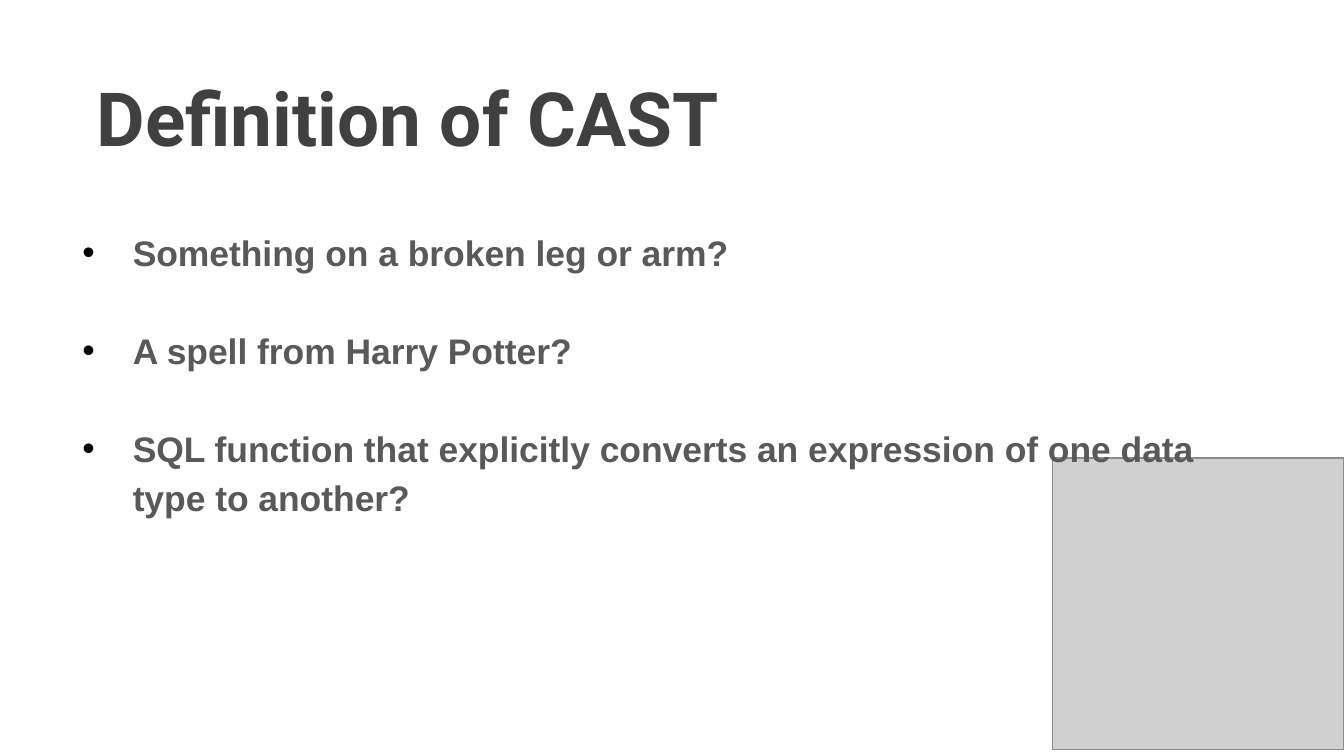
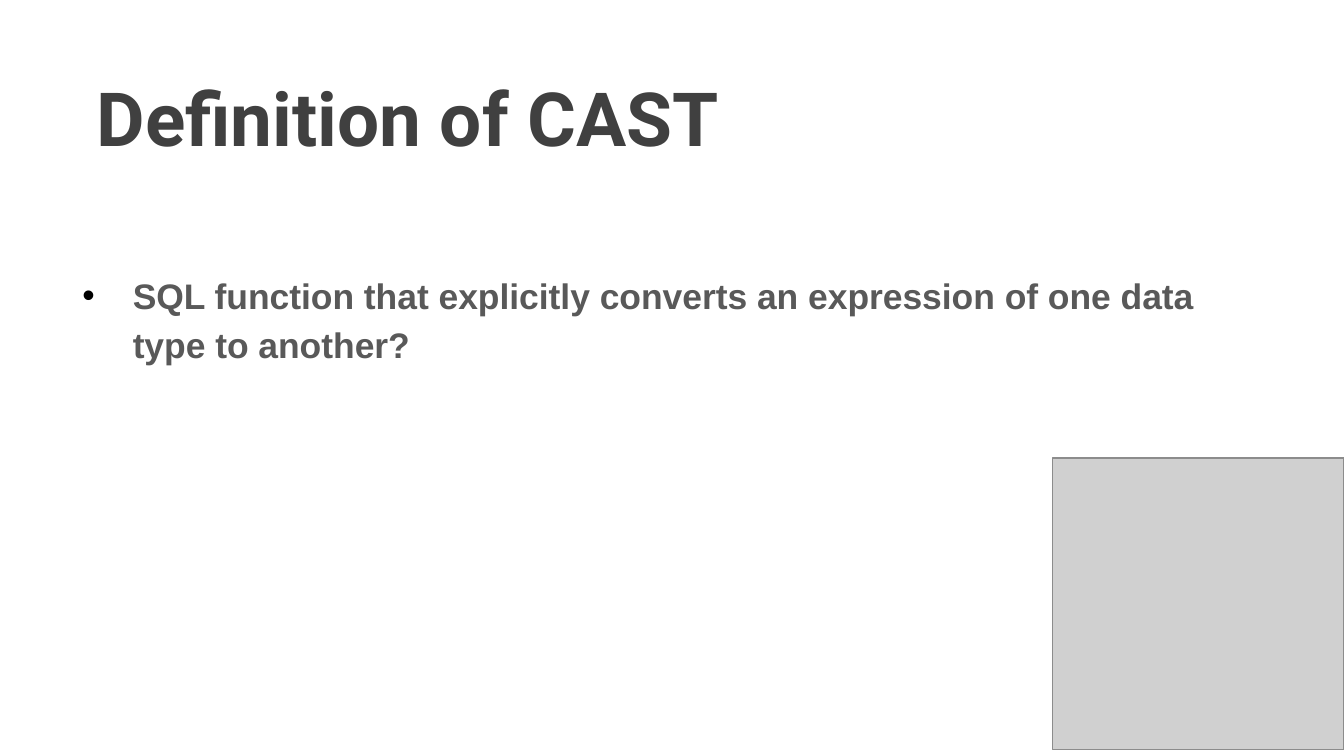
Before and after one commit to sjmitche9/data_transformation, a slide deck: slide 13 of W02D2 - Data Transformation.pptx. Drawn at 1344x756 pixels with LibreOffice and Linux fonts; fonts in the diff are those of the drawing; grey boxes stand for pictures. Boxes give left, top, right and bottom in pixels: in the first picture for what was removed or moved away, otherwise in the second. Text is boxed around its words. In the diff, an @@ line names an element or a change of style, - is before the commit and + after.

```diff
--- a/W02D2 - Data Transformation.pptx
+++ b/W02D2 - Data Transformation.pptx
@@ text at bbox=[133, 240, 729, 371]: paragraphs removed @@
-• Something on a broken leg or arm?
-• A spell from Harry Potter?
```
Also in this commit, not shown: 2 other slides changed, 4 other files.
